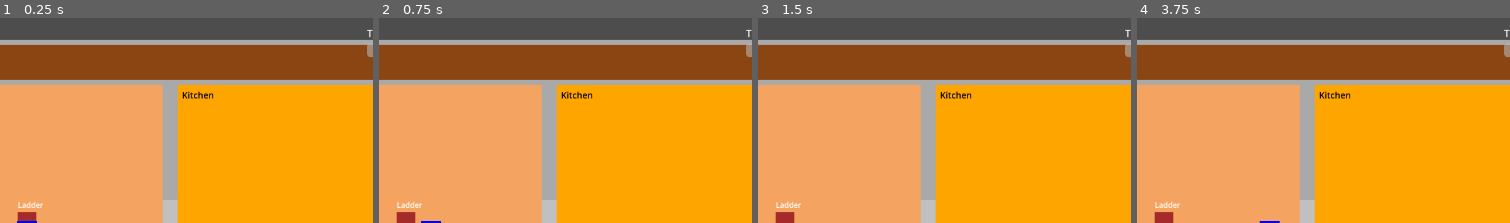
Above: before the commit, frames 1-4 (left to right).
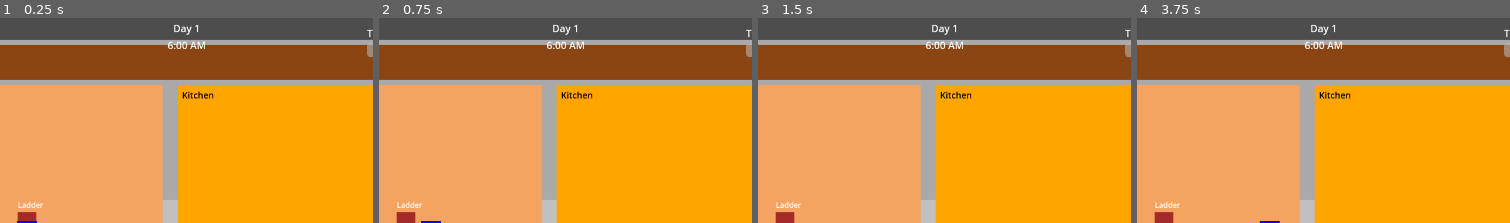
Above: after the commit, the same moments.

Repository: nexus382/firetower-game
Game: Godot game, scene res://scenes/Main.tscn
Two runs of this game, one before a commit and one after it. Both use one fixed random seed, a clock stepped at 60 frames per second and the inputs below.
Inputs:
- Up to frame 1 (0.25 s): no input
- Up to frame 2 (0.75 s): tap Enter at 0.5 s; hold D (move_right) from 0.53 s (still down)
- Up to frame 3 (1.5 s): release D (move_right) at 1.28 s; hold S (move_down) from 1.28 s (still down)
- Up to frame 4 (3.75 s): release S (move_down) at 2.03 s; hold D (move_right) 2.03-2.78 s; tap Space at 2.75 s; hold W (move_up) 2.78-3.53 s; hold A (move_left) from 3.53 s (still down)
The pictures show only the part of the screen within x 21-71%, y 0-50%; the shares and areas given below are measured in that part.

The runs differ from the first frame. In frame 1, 0.3% of the frame differs, in the area x 45-55%, y 3-16%; in frame 2, 0.3%; in frame 3, 0.3%; in frame 4, 0.3%.
Error after the commit: unsupported format character in operator '%'. (res://scripts/ui/TaskMenu.gd:49)

Commit message:
Improve task menu toggling and HUD manager lookup

Diff:
--- a/scenes/Main.tscn
+++ b/scenes/Main.tscn
@@ -41,6 +41,23 @@
 anchor_right = 1.0
 anchor_bottom = 1.0
 script = ExtResource("5")
+
+[node name="DayTimeHeader" type="VBoxContainer" parent="UI/HUD"]
+anchor_left = 0.5
+anchor_right = 0.5
+offset_left = -96.0
+offset_top = 24.0
+offset_right = 96.0
+offset_bottom = 88.0
+theme_override_constants/separation = 4
+
+[node name="DayLabel" type="Label" parent="UI/HUD/DayTimeHeader"]
+text = "Day 1"
+horizontal_alignment = 1
+
+[node name="ClockLabel" type="Label" parent="UI/HUD/DayTimeHeader"]
+text = "6:00 AM"
+horizontal_alignment = 1
 
 [node name="StatsBar" type="MarginContainer" parent="UI/HUD"]
 anchor_left = 1.0
--- a/scripts/GameManager.gd
+++ b/scripts/GameManager.gd
@@ -2,6 +2,9 @@
 class_name GameManager
 
 const SleepSystem = preload("res://scripts/systems/SleepSystem.gd")
+const TimeSystem = preload("res://scripts/systems/TimeSystem.gd")
+
+signal day_changed(new_day: int)
 
 # Core game state
 var current_day: int = 1
@@ -12,6 +15,7 @@
 
 # Simulation systems
 var sleep_system: SleepSystem
+var time_system: TimeSystem
 
 func _ready():
     print("🎮 GameManager initialized - Day %d" % current_day)
@@ -22,6 +26,9 @@
         print("❌ Player not found!")
 
     sleep_system = SleepSystem.new()
+    time_system = TimeSystem.new()
+    if time_system:
+        time_system.day_rolled_over.connect(_on_day_rolled_over)
 
 func pause_game():
     game_paused = true
@@ -35,6 +42,10 @@
     """Expose the sleep system for UI consumers."""
     return sleep_system
 
+func get_time_system() -> TimeSystem:
+    """Expose the time system for UI consumers."""
+    return time_system
+
 func get_sleep_percent() -> float:
     """Convenience accessor for tired meter value."""
     return sleep_system.get_sleep_percent() if sleep_system else 0.0
@@ -44,8 +55,48 @@
     return sleep_system.get_daily_calories_used() if sleep_system else 0
 
 func schedule_sleep(hours: int) -> Dictionary:
-    """Apply sleep hours and propagate calorie burn."""
-    if not sleep_system:
-        return {}
+    """Apply sleep hours while advancing the daily clock."""
+    if not sleep_system or not time_system:
+        return {
+            "accepted": false,
+            "reason": "systems_unavailable"
+        }
 
-    return sleep_system.apply_sleep(hours)
+    hours = max(hours, 0)
+    if hours == 0:
+        return {
+            "accepted": false,
+            "reason": "no_hours"
+        }
+
+    var requested_minutes = hours * 60
+    var minutes_available = time_system.get_minutes_until_daybreak()
+    if requested_minutes > minutes_available:
+        print("⚠️ Sleep rejected: %d min requested, %d min available" % [requested_minutes, minutes_available])
+        return {
+            "accepted": false,
+            "reason": "exceeds_day",
+            "minutes_available": minutes_available,
+            "hours_available": int(minutes_available / 60)
+        }
+
+    var time_report = time_system.advance_minutes(requested_minutes)
+    var sleep_report = sleep_system.apply_sleep(hours)
+
+    var result: Dictionary = sleep_report.duplicate()
+    result["accepted"] = true
+    result["minutes_spent"] = time_report.get("minutes_applied", requested_minutes)
+    result["rolled_over"] = time_report.get("rolled_over", false)
+    result["daybreaks_crossed"] = time_report.get("daybreaks_crossed", 0)
+    result["ended_at_minutes_since_daybreak"] = time_system.get_minutes_since_daybreak()
+    result["ended_at_time"] = time_system.get_formatted_time()
+    result["minutes_until_daybreak"] = time_system.get_minutes_until_daybreak()
+
+    return result
+
+func _on_day_rolled_over():
+    current_day += 1
+    print("🌅 New day begins: Day %d" % current_day)
+    if sleep_system:
+        sleep_system.reset_daily_counters()
+    day_changed.emit(current_day)
--- /dev/null
+++ b/scripts/systems/TimeSystem.gd
@@ -0,0 +1,86 @@
+extends RefCounted
+class_name TimeSystem
+
+const MINUTES_PER_DAY: int = 24 * 60
+const DAY_START_MINUTE: int = 6 * 60
+
+signal time_advanced(minutes: int, crossed_daybreak: bool)
+signal day_rolled_over()
+
+var minutes_since_daybreak: int = 0
+
+func _init():
+    print("🕒 TimeSystem ready at %s" % get_formatted_time())
+
+func get_minutes_since_daybreak() -> int:
+    """Elapsed minutes since the current day's 06:00 start."""
+    return minutes_since_daybreak
+
+func get_minutes_until_daybreak() -> int:
+    """Minutes remaining until the next 06:00 rollover."""
+    if minutes_since_daybreak == 0:
+        return MINUTES_PER_DAY
+    return MINUTES_PER_DAY - minutes_since_daybreak
+
+func get_minutes_since_midnight() -> int:
+    """Return absolute minutes since midnight for the current clock."""
+    return (DAY_START_MINUTE + minutes_since_daybreak) % MINUTES_PER_DAY
+
+func get_formatted_time() -> String:
+    """Current clock time in 12-hour format with AM/PM."""
+    return _format_minutes(get_minutes_since_midnight())
+
+func get_formatted_time_after(minutes_ahead: int) -> String:
+    """Clock text after advancing the requested minutes (non-destructive)."""
+    minutes_ahead = max(minutes_ahead, 0)
+    var preview_total = (minutes_since_daybreak + minutes_ahead) % MINUTES_PER_DAY
+    var preview_clock = (DAY_START_MINUTE + preview_total) % MINUTES_PER_DAY
+    return _format_minutes(preview_clock)
+
+func advance_minutes(duration_minutes: int) -> Dictionary:
+    """Advance time by a positive minute count and emit rollover events."""
+    duration_minutes = max(duration_minutes, 0)
+    var result := {
+        "requested_minutes": duration_minutes,
+        "minutes_applied": duration_minutes,
+        "rolled_over": false,
+        "daybreaks_crossed": 0,
+        "previous_minutes_since_daybreak": minutes_since_daybreak,
+        "current_minutes_since_daybreak": minutes_since_daybreak,
+        "overflow_minutes": 0
+    }
+
+    if duration_minutes == 0:
+        result["minutes_until_daybreak"] = get_minutes_until_daybreak()
+        result["current_clock_text"] = get_formatted_time()
+        return result
+
+    var total_minutes = minutes_since_daybreak + duration_minutes
+    var daybreaks_crossed = int(total_minutes / MINUTES_PER_DAY)
+    minutes_since_daybreak = total_minutes % MINUTES_PER_DAY
+
+    result["daybreaks_crossed"] = daybreaks_crossed
+    result["current_minutes_since_daybreak"] = minutes_since_daybreak
+    result["overflow_minutes"] = minutes_since_daybreak
+
+    if daybreaks_crossed > 0:
+        result["rolled_over"] = true
+        for _i in range(daybreaks_crossed):
+            day_rolled_over.emit()
+
+    time_advanced.emit(duration_minutes, result["rolled_over"])
+    result["minutes_until_daybreak"] = get_minutes_until_daybreak()
+    result["current_clock_text"] = get_formatted_time()
+    print("⏱️ Advanced %d minute(s) -> %s" % [duration_minutes, get_formatted_time()])
+
+    return result
+
+func _format_minutes(total_minutes: int) -> String:
+    var hour_24 = total_minutes / 60
+    var minute = total_minutes % 60
+    var is_pm = hour_24 >= 12
+    var suffix = "PM" if is_pm else "AM"
+    var hour_12 = hour_24 % 12
+    if hour_12 == 0:
+        hour_12 = 12
+    return "%d:%02d %s" % [hour_12, minute, suffix]
--- a/scripts/ui/HUD.gd
+++ b/scripts/ui/HUD.gd
@@ -1,13 +1,19 @@
 extends Control
 
-@onready var game_manager: GameManager = get_tree().get_current_scene().get_node("GameManager")
+@onready var game_manager: GameManager = _resolve_game_manager()
 @onready var tired_bar: ProgressBar = $StatsBar/Metrics/TiredStat/TiredMeter/TiredBar
 @onready var tired_value_label: Label = $StatsBar/Metrics/TiredStat/TiredMeter/TiredValue
 @onready var daily_cal_value_label: Label = $StatsBar/Metrics/DailyCalStat/DailyCalValue
+@onready var day_label: Label = $DayTimeHeader/DayLabel
+@onready var clock_label: Label = $DayTimeHeader/ClockLabel
+
+var time_system
 
 func _ready():
     daily_cal_value_label.add_theme_color_override("font_color", Color.WHITE)
     tired_value_label.add_theme_color_override("font_color", Color.WHITE)
+    day_label.add_theme_color_override("font_color", Color.WHITE)
+    clock_label.add_theme_color_override("font_color", Color.WHITE)
 
     if game_manager == null:
         push_warning("GameManager not found for HUD")
@@ -22,9 +28,45 @@
     else:
         push_warning("SleepSystem not available on GameManager")
 
+    time_system = game_manager.get_time_system()
+    if time_system:
+        time_system.time_advanced.connect(_on_time_advanced)
+        time_system.day_rolled_over.connect(_on_day_rolled_over)
+        _update_clock_label()
+    else:
+        push_warning("TimeSystem not available on GameManager")
+
+    game_manager.day_changed.connect(_on_day_changed)
+    _update_day_label(game_manager.current_day)
+
 func _on_sleep_percent_changed(value: float):
     tired_bar.value = value
     tired_value_label.text = "%d%%" % int(round(value))
 
 func _on_daily_calories_used_changed(value: int):
     daily_cal_value_label.text = "%d" % value
+
+func _on_time_advanced(_minutes: int, _rolled_over: bool):
+    _update_clock_label()
+
+func _on_day_rolled_over():
+    _update_clock_label()
+
+func _on_day_changed(new_day: int):
+    _update_day_label(new_day)
+
+func _update_clock_label():
+    if time_system:
+        clock_label.text = time_system.get_formatted_time()
+
+func _update_day_label(day_index: int):
+    day_label.text = "Day %d" % day_index
+
+func _resolve_game_manager() -> GameManager:
+    var root = get_tree().get_root()
+    if root.has_node("Main/GameManager"):
+        return root.get_node("Main/GameManager")
+    var scene = get_tree().get_current_scene()
+    if scene and scene.has_node("GameManager"):
+        return scene.get_node("GameManager")
+    return null
--- a/scripts/ui/TaskMenu.gd
+++ b/scripts/ui/TaskMenu.gd
@@ -6,45 +6,115 @@
 const CALORIES_PER_SLEEP_HOUR: int = 100
 
 var selected_hours: int = 0
+var time_system
 
-@onready var game_manager: GameManager = get_tree().get_current_scene().get_node("GameManager")
+var _cached_minutes_remaining: int = 0
+
+@onready var game_manager: GameManager = _resolve_game_manager()
 @onready var hours_value_label: Label = $Panel/VBox/HourSelector/HoursValue
 @onready var summary_label: Label = $Panel/VBox/SummaryLabel
 
 func _ready():
-    visible = false
-    set_process_unhandled_input(true)
+    hide()
+    set_process_input(true)
+
+    if game_manager:
+        time_system = game_manager.get_time_system()
+        if time_system:
+            time_system.time_advanced.connect(_on_time_system_changed)
+            time_system.day_rolled_over.connect(_on_time_system_changed)
+
     _refresh_display()
 
-func _unhandled_input(event):
+func _input(event):
     if event.is_action_pressed("action_menu") and !event.is_echo():
-        visible = !visible
         if visible:
-            grab_focus()
+            _close_menu()
+        else:
+            _open_menu()
+        get_viewport().set_input_as_handled()
+    elif event.is_action_pressed("ui_cancel") and visible and !event.is_echo():
+        _close_menu()
         get_viewport().set_input_as_handled()
 
 func _refresh_display():
+    _cached_minutes_remaining = _get_minutes_left_today()
+    var max_hours_today = min(max_sleep_hours, int(floor(_cached_minutes_remaining / 60.0)))
+    if selected_hours > max_hours_today:
+        selected_hours = max(max_hours_today, 0)
     hours_value_label.text = str(selected_hours)
+
     if selected_hours == 0:
-        summary_label.text = "Each hour: +10% rest / -100 cal"
-    else:
-        var rest_gain = selected_hours * SLEEP_PERCENT_PER_HOUR
-        var calories = selected_hours * CALORIES_PER_SLEEP_HOUR
-        summary_label.text = "%d hr -> +%d%% rest / -%d cal" % [selected_hours, rest_gain, calories]
+        var time_hint = " (Time left: %s)" % _format_duration(_cached_minutes_remaining)
+        summary_label.text = "Each hour: +10% rest / -100 cal%s" % time_hint
+        return
+
+    var rest_gain = selected_hours * SLEEP_PERCENT_PER_HOUR
+    var calories = selected_hours * CALORIES_PER_SLEEP_HOUR
+    var preview_minutes = selected_hours * 60
+    var end_text = ""
+    if time_system and preview_minutes <= _cached_minutes_remaining and _cached_minutes_remaining > 0:
+        end_text = " (Ends %s)" % time_system.get_formatted_time_after(preview_minutes)
+    summary_label.text = "%d hr -> +%d%% rest / -%d cal%s" % [selected_hours, rest_gain, calories, end_text]
 
 func _on_decrease_button_pressed():
     selected_hours = max(selected_hours - 1, 0)
     _refresh_display()
 
 func _on_increase_button_pressed():
-    selected_hours = min(selected_hours + 1, max_sleep_hours)
+    var hours_available = min(max_sleep_hours, int(floor(_get_minutes_left_today() / 60.0)))
+    if hours_available <= 0:
+        print("⚠️ Cannot schedule beyond remaining daily time")
+        return
+    selected_hours = clamp(selected_hours + 1, 0, hours_available)
     _refresh_display()
 
 func _on_sleep_button_pressed():
     if game_manager and selected_hours > 0:
         var result = game_manager.schedule_sleep(selected_hours)
-        if result.has("new_percent"):
+        if result.get("accepted", false):
             print("✅ Sleep applied: %s" % result)
-    selected_hours = 0
+            selected_hours = 0
+            _refresh_display()
+            _close_menu()
+        else:
+            var minutes_left = result.get("minutes_available", _get_minutes_left_today())
+            summary_label.text = "Not enough time (left: %s)" % _format_duration(minutes_left)
+            print("⚠️ Sleep rejected: %s" % result)
+
+func _get_minutes_left_today() -> int:
+    if time_system:
+        return time_system.get_minutes_until_daybreak()
+    return max_sleep_hours * 60
+
+func _on_time_system_changed(_a = null, _b = null):
     _refresh_display()
-    visible = false
+
+func _format_duration(minutes: int) -> String:
+    minutes = max(minutes, 0)
+    var hours = minutes / 60
+    var mins = minutes % 60
+    if hours > 0 and mins > 0:
+        return "%dh %02dm" % [hours, mins]
+    elif hours > 0:
+        return "%dh" % hours
+    else:
+        return "%dm" % mins
+
+func _open_menu():
+    show()
+    grab_focus()
+    _refresh_display()
+
+func _close_menu():
+    hide()
+    release_focus()
+
+func _resolve_game_manager() -> GameManager:
+    var root = get_tree().get_root()
+    if root.has_node("Main/GameManager"):
+        return root.get_node("Main/GameManager")
+    var scene = get_tree().get_current_scene()
+    if scene and scene.has_node("GameManager"):
+        return scene.get_node("GameManager")
+    return null
